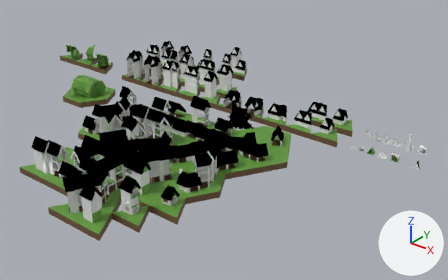
The Blender file Peces/Tiles/Models/Cases_v02.blend as it was, and as the next commit left it.
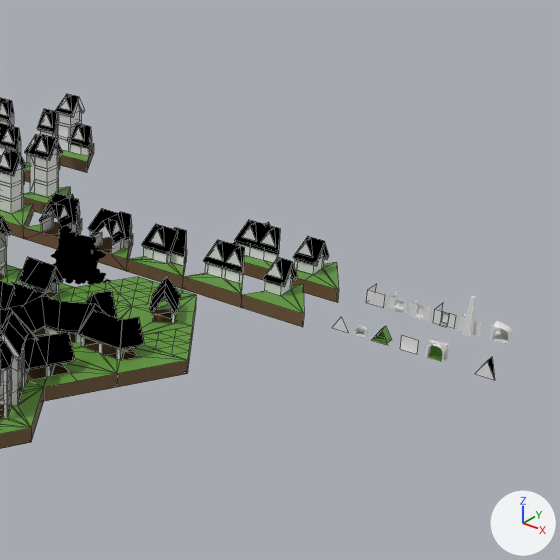
Each version is shown whole from a camera (50 mm lens) standing at (-3.19, -24.05, 8.71) and looking at (-15.55, -8.6, -0.87), then close up on the part from 46% to 100% of the width and 2% to 89% of the height. Arrows for +X, +Y and +Z are at lower right; the lights stay in place. The close-ups show mesh edges as thin lines.

The older version as bpy lines, for what is in view:
```python
ob_casa_cantonera_d = bpy.data.objects.new('Casa_Cantonera_D', me_malla_022)
ob_casa_cantonera_d.location = (-12.0, -7.0, 0.0)
ob_casa_cantonera_d.rotation_euler = (1.571, 0.0, 0.0)  # degrees (90, 0, 0)
ob_detallaltell_1_004 = bpy.data.objects.new('DetallAltell_1.004', me_malla_014)
ob_detallaltell_1_004.parent = ob_casa_to_pis_simetric_ed
ob_detallaltell_1_004.location = (-18.06, -4.593, 0.7)
ob_detallaltell_1_004.rotation_euler = (1.571, 0.0, 0.0)  # degrees (90, 0, 0)
ob_detallcantonada_013 = bpy.data.objects.new('DetallCantonada.013', me_malla_008)
ob_detallcantonada_013.parent = ob_casa_to_pis_ee_invertit
ob_detallcantonada_013.location = (-19.0, -5.547, 0.5)
ob_detallcantonada_013.rotation_euler = (1.571, 0.0, 0.0)  # degrees (90, 0, 0)
ob_detallcantonada_013.scale = (-1.0, 1.0, 1.0)
ob_detallteulada_015 = bpy.data.objects.new('DetallTeulada.015', me_cube_008)
ob_detallteulada_015.parent = ob_pis_cantonada_e
ob_detallteulada_015.location = (-17.12, -6.469, 1.0)
ob_detallteulada_015.rotation_euler = (1.571, 0.0, -1.571)  # degrees (90, 0, -90)
# also in view: 'Casa_Adossada_Simetrica_ED' at (-13.0, -6.43, 0.15); 'Terra_01.126' at (-13.0, -12.17, 0.4); 'Casa_Interseccio_EDE' at (-16.0, -7.44, 0.15); 'Terra_01.115' at (-13.0, -11.3, 0.15); 'Terra_01.003' at (-12.5, -9.57, -0.1)
```
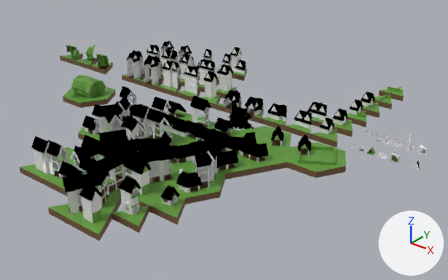
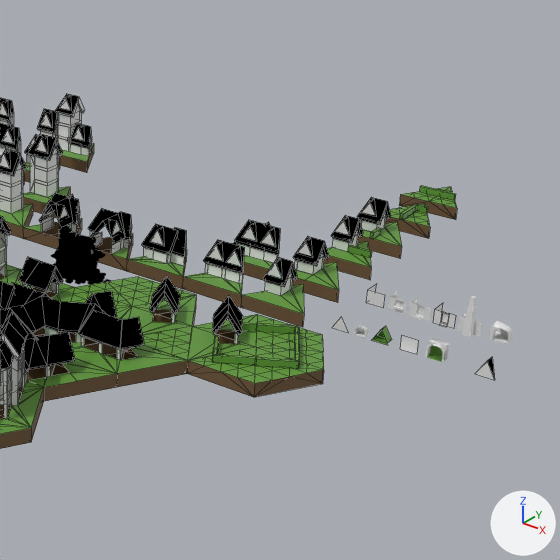
Pixel boxes (x1, y1, x2, y2) of what changed, in the close-ups (560 x 560 px):
'Terra_01.151', added: after (254, 347, 324, 397)
'Terra_01.146', added: after (187, 347, 257, 397)
'Casa_Cantonera_D.005', added: after (324, 215, 372, 280)
'Casa_Cantonera_E.002', added: after (357, 197, 402, 258)
'Casa_Cantonera_D.007', added: after (188, 304, 255, 360)
'Terra_01.145', added: after (399, 185, 457, 220)
'Terra_01.147', added (green): after (257, 333, 324, 370)
'Casa_Cantonera_E.003', added (green): after (194, 296, 257, 347)
'Terra_01.150', added (green): after (256, 314, 321, 347)
'Terra_01.140', added: after (386, 204, 430, 239)
'DetallCantonada.016', added: after (332, 234, 358, 251)
'DetallCantonada.015', added: after (361, 217, 385, 232)
'DetallTeulada.048', added: after (335, 217, 350, 235)
'DetallTeulada.047', added: after (362, 199, 375, 215)

The change, as a list of edits to the scene's bpy script:
```text
Add me_cube_001:
    me_cube_001 = me_cube_008.copy(); me_cube_001.name = 'Cube.001'  # the mesh of ob_detallteulada_015
Add me_malla_042:
    me_malla_042 = me_malla_014.copy(); me_malla_042.name = 'Malla.042'  # the mesh of ob_detallaltell_1_004
Add me_malla_043:
    me_malla_043 = me_malla_008.copy(); me_malla_043.name = 'Malla.043'  # the mesh of ob_detallcantonada_013
Add ob_terra_01_147:
    ob_terra_01_147 = bpy.data.objects.new('Terra_01.147', me_malla_045)  # 28 vertices, 42 faces; spans x -0.5..0.5, y -0.2..0.1, z 0.0..0.866; in mat_terra_001 (green #62993b), mat_sota_terra_001 (brown #72593a)
    ob_terra_01_147.location = (-11.5, -9.13, 0.0)
    ob_terra_01_147.rotation_euler = (1.571, 0.0, 8.378)  # degrees (90, 0, 120)
Add ob_terra_01_151:
    ob_terra_01_151 = bpy.data.objects.new('Terra_01.151', me_malla_044)  # 36 vertices, 48 faces; spans x -0.5..0.5, y -0.2..0.1, z 0.0..0.874; in mat_terra_001 (green #62993b), mat_sota_terra_001 (brown #72593a)
    ob_terra_01_151.location = (-10.5, -9.13, 0.0)
    ob_terra_01_151.rotation_euler = (1.571, 0.0, 11.52)  # degrees (90, 0, 300)
    ob_terra_01_151.scale = (-1.0, 1.0, 1.0)
Add ob_terra_01_150:
    ob_terra_01_150 = bpy.data.objects.new('Terra_01.150', me_malla_044)  # 36 vertices, 48 faces; spans x -0.5..0.5, y -0.2..0.1, z 0.0..0.874; in mat_terra_001 (green #62993b), mat_sota_terra_001 (brown #72593a)
    ob_terra_01_150.location = (-11.0, -8.27, 0.0)
    ob_terra_01_150.rotation_euler = (1.571, 0.0, 5.236)  # degrees (90, 0, 300)
Add ob_terra_01_146:
    ob_terra_01_146 = bpy.data.objects.new('Terra_01.146', me_malla_044)  # 36 vertices, 48 faces; spans x -0.5..0.5, y -0.2..0.1, z 0.0..0.874; in mat_terra_001 (green #62993b), mat_sota_terra_001 (brown #72593a)
    ob_terra_01_146.location = (-12.0, -10.0, 0.0)
    ob_terra_01_146.rotation_euler = (1.571, 0.0, 8.378)  # degrees (90, 0, 120)
Add ob_terra_01_145:
    ob_terra_01_145 = bpy.data.objects.new('Terra_01.145', me_malla_045)  # 28 vertices, 42 faces; spans x -0.5..0.5, y -0.2..0.1, z 0.0..0.866; in mat_terra_001 (green #62993b), mat_sota_terra_001 (brown #72593a)
    ob_terra_01_145.location = (-12.0, -2.0, 0.0)
    ob_terra_01_145.rotation_euler = (1.571, 0.0, 6.283)  # degrees (90, 0, 360)
Add ob_terra_01_140:
    ob_terra_01_140 = bpy.data.objects.new('Terra_01.140', me_malla_044)  # 36 vertices, 48 faces; spans x -0.5..0.5, y -0.2..0.1, z 0.0..0.874; in mat_terra_001 (green #62993b), mat_sota_terra_001 (brown #72593a)
    ob_terra_01_140.location = (-12.0, -3.0, 0.0)
    ob_terra_01_140.rotation_euler = (1.571, 0.0, 6.283)  # degrees (90, 0, 360)
Add ob_detallteulada_047:
    ob_detallteulada_047 = bpy.data.objects.new('DetallTeulada.047', me_cube_001)
    ob_detallteulada_047.parent = ob_casa_cantonera_e_002
    ob_detallteulada_047.location = (-12.22, -6.465, 0.497)
    ob_detallteulada_047.rotation_euler = (1.571, 0.0, -1.571)  # degrees (90, 0, -90)
Add ob_casa_cantonera_e_002:
    ob_casa_cantonera_e_002 = bpy.data.objects.new('Casa_Cantonera_E.002', me_malla_017)  # 40 vertices, 34 faces; spans x -0.5..0.5, y -0.2..0.5, z 0.0..0.867; in mat_terra_001 (green #62993b), mat_sota_terra_001 (brown #72593a), mat_paret (white #e7e7e7)
    ob_casa_cantonera_e_002.location = (-12.0, -4.0, 0.0)
    ob_casa_cantonera_e_002.rotation_euler = (1.571, 0.0, 0.0)  # degrees (90, 0, 0)
Add ob_detallaltell_004:
    ob_detallaltell_004 = bpy.data.objects.new('DetallAltell.004', me_malla_042)
    ob_detallaltell_004.parent = ob_casa_cantonera_d_005
    ob_detallaltell_004.location = (-12.05, -7.517, 0.2)
    ob_detallaltell_004.rotation_euler = (1.571, 0.0, 0.0)  # degrees (90, 0, 0)
Add ob_casa_cantonera_d_005:
    ob_casa_cantonera_d_005 = bpy.data.objects.new('Casa_Cantonera_D.005', me_malla_013)  # 37 vertices, 32 faces; spans x -0.5..0.5, y -0.2..0.5, z 0.0..0.866; in mat_terra_001 (green #62993b), mat_sota_terra_001 (brown #72593a), mat_paret (white #e7e7e7)
    ob_casa_cantonera_d_005.location = (-12.0, -5.0, 0.0)
    ob_casa_cantonera_d_005.rotation_euler = (1.571, 0.0, 0.0)  # degrees (90, 0, 0)
Add ob_detallcantonada_016:
    ob_detallcantonada_016 = bpy.data.objects.new('DetallCantonada.016', me_malla_043)
    ob_detallcantonada_016.parent = ob_casa_cantonera_d_005
    ob_detallcantonada_016.location = (-12.05, -7.547, 0.0)
    ob_detallcantonada_016.rotation_euler = (1.571, 0.0, 0.0)  # degrees (90, 0, 0)
Add ob_detallcantonada_015:
    ob_detallcantonada_015 = bpy.data.objects.new('DetallCantonada.015', me_malla_043)
    ob_detallcantonada_015.parent = ob_casa_cantonera_e_002
    ob_detallcantonada_015.location = (-12.05, -6.623, 0.0)
    ob_detallcantonada_015.rotation_euler = (1.571, 0.0, 0.0)  # degrees (90, 0, 0)
Add ob_detallaltell_003:
    ob_detallaltell_003 = bpy.data.objects.new('DetallAltell.003', me_malla_042)
    ob_detallaltell_003.parent = ob_casa_cantonera_e_002
    ob_detallaltell_003.location = (-12.05, -6.593, 0.2)
    ob_detallaltell_003.rotation_euler = (1.571, 0.0, 0.0)  # degrees (90, 0, 0)
Add ob_casa_cantonera_e_003:
    ob_casa_cantonera_e_003 = bpy.data.objects.new('Casa_Cantonera_E.003', me_malla_017)  # 40 vertices, 34 faces; spans x -0.5..0.5, y -0.2..0.5, z 0.0..0.867; in mat_terra_001 (green #62993b), mat_sota_terra_001 (brown #72593a), mat_paret (white #e7e7e7)
    ob_casa_cantonera_e_003.location = (-12.5, -9.13, 0.0)
    ob_casa_cantonera_e_003.rotation_euler = (1.571, 0.0, 2.094)  # degrees (90, 0, 120)
Add ob_casa_cantonera_d_007:
    ob_casa_cantonera_d_007 = bpy.data.objects.new('Casa_Cantonera_D.007', me_malla_013)  # 37 vertices, 32 faces; spans x -0.5..0.5, y -0.2..0.5, z 0.0..0.866; in mat_terra_001 (green #62993b), mat_sota_terra_001 (brown #72593a), mat_paret (white #e7e7e7)
    ob_casa_cantonera_d_007.location = (-11.5, -9.13, 0.0)
    ob_casa_cantonera_d_007.rotation_euler = (1.571, 0.0, -1.047)  # degrees (90, 0, -60)
Add ob_detallteulada_048:
    ob_detallteulada_048 = bpy.data.objects.new('DetallTeulada.048', me_cube_001)
    ob_detallteulada_048.parent = ob_casa_cantonera_d_005
    ob_detallteulada_048.location = (-12.18, -7.397, 0.5)
    ob_detallteulada_048.rotation_euler = (1.571, 0.0, -1.571)  # degrees (90, 0, -90)
```
